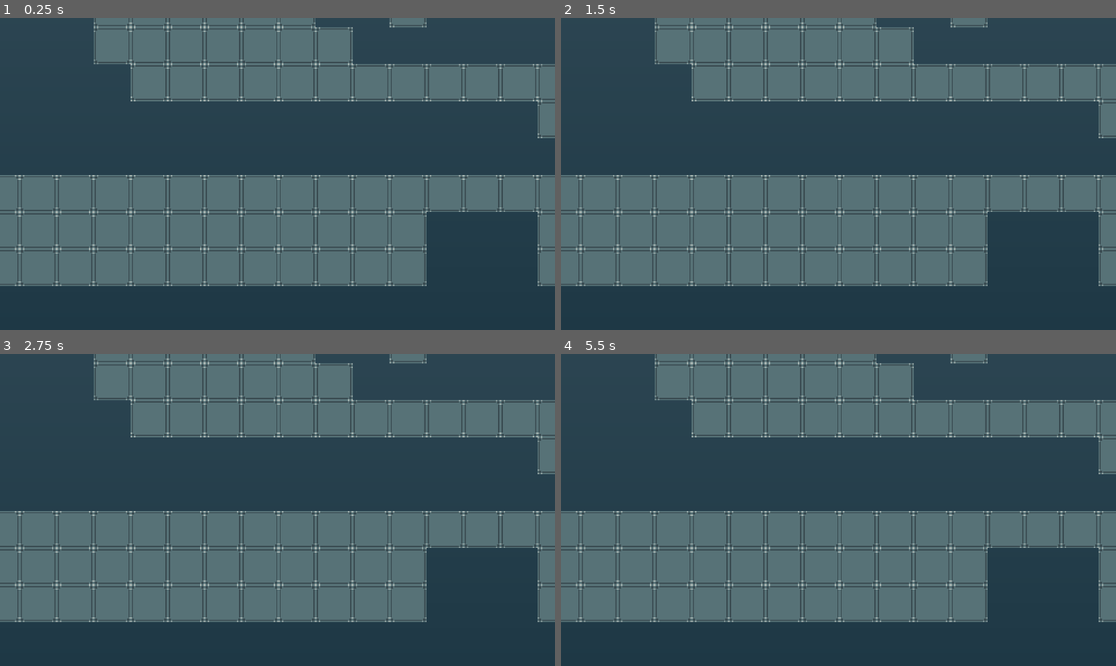
Above: before the commit, frames 1-4 (two rows, left to right).
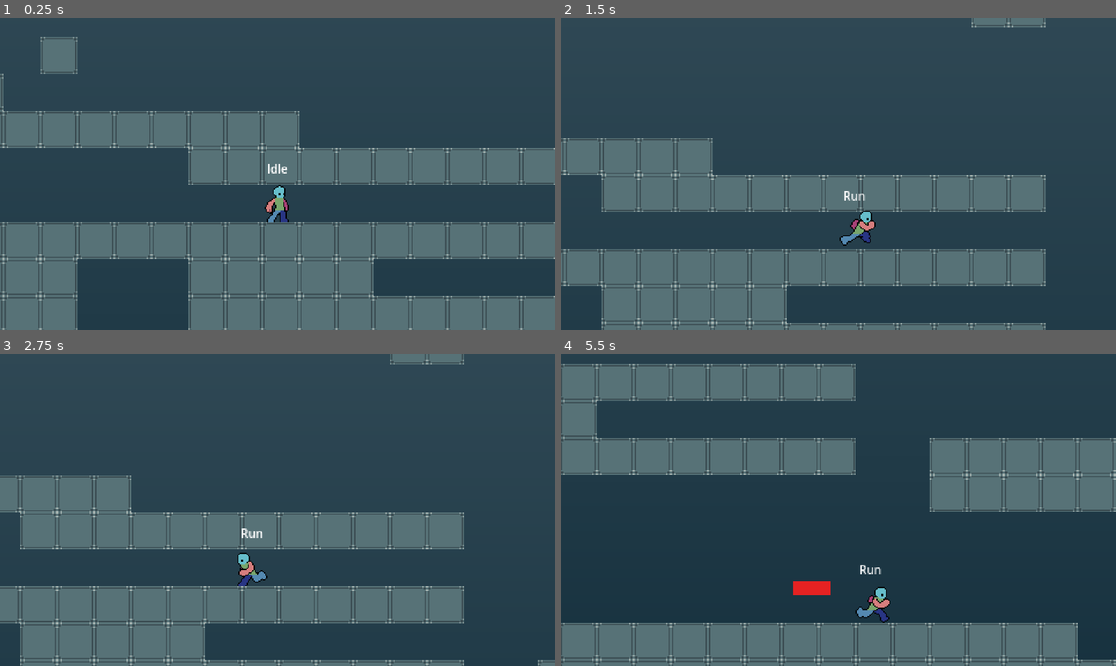
Above: after the commit, the same moments.

Repository: TianJunShi1/harry-forge
Game: Godot game, scene res://main.tscn
The game is run twice, just before and just after one commit, with the same random seed, the same clock (stepped at 60 frames per second) and the same inputs.
Inputs (mouse positions are in pixels of both pictures, inside the frame that each line leads up to):
- Up to frame 1 (0.25 s): no input
- Up to frame 2 (1.5 s): move the mouse to (960, 158) at 0.52 s; hold D (right) from 0.53 s (still down); tap Shift (run) at 0.6, 1.35 s; tap Space (jump) at 0.77 s; move the mouse to (727, 189) at 1.27 s
- Up to frame 3 (2.75 s): tap Space (jump) at 1.52 s; move the mouse to (333, 441) at 2.02 s; release D (right) at 2.03 s; hold A (left) from 2.03 s (still down); tap Shift (run) at 2.1 s
- Up to frame 4 (5.5 s): move the mouse to (810, 572) at 2.77 s; release A (left) at 2.78 s; hold D (right) 2.78-4.28 s; tap Shift (run) every 0.75 s from 2.85 to 5.1 s; tap Space (jump) at 3.02, 3.77, 4.52 s; move the mouse to (1005, 556) at 3.52 s; move the mouse to (672, 463) at 4.27 s; hold A (left) 4.28-5.03 s; move the mouse to (866, 510) at 5.02 s; hold D (right) from 5.03 s (still down)

The runs differ from the first frame. In frame 1, 56% of the frame differs, in the area x 0-100%, y 0-100%; in frame 2, 39%; in frame 3, 38%; in frame 4, 70%.

Commit message:
fix(player): add_to_group("player") を _enter_tree に移動してカメラ追従を修正
_ready でグループ登録していたため GameCamera._ready が get_first_node_in_group
("player") を呼ぶ時点でまだグループ未登録だった。_enter_tree は同一シーン内の
全ノードで _ready より先に走るので、ここでグループ登録すれば GameCamera は
_ready 時に即座にプレイヤーを発見できる。

Diff:
--- a/Player/Scripts/player.gd
+++ b/Player/Scripts/player.gd
@@ -38,8 +38,14 @@
 @onready var state_label: Label = $Label
 
 
+func _enter_tree() -> void:
+	# _enter_tree 가 _ready 보다 먼저 실행되므로, 같은 씬에서 로드되는
+	# GameCamera._ready() 가 get_first_node_in_group("player") 를 호출할 때
+	# 이미 그룹에 등록된 상태여야 카메라가 즉시 플레이어를 찾을 수 있다.
+	add_to_group("player")
+
+
 func _ready() -> void:
-	add_to_group("player")
 	initialize_states()
 
 
